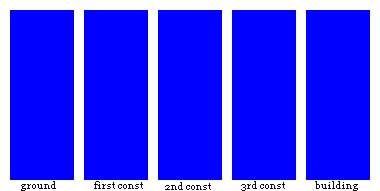
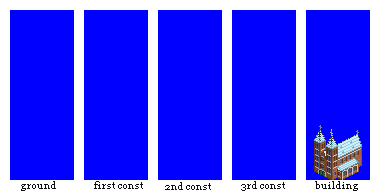
Comparing the layer stacks of the two 380 x 191 images. Changes:
showed "MODERNA_01_SNOW" over [314, 125, 362, 180]
